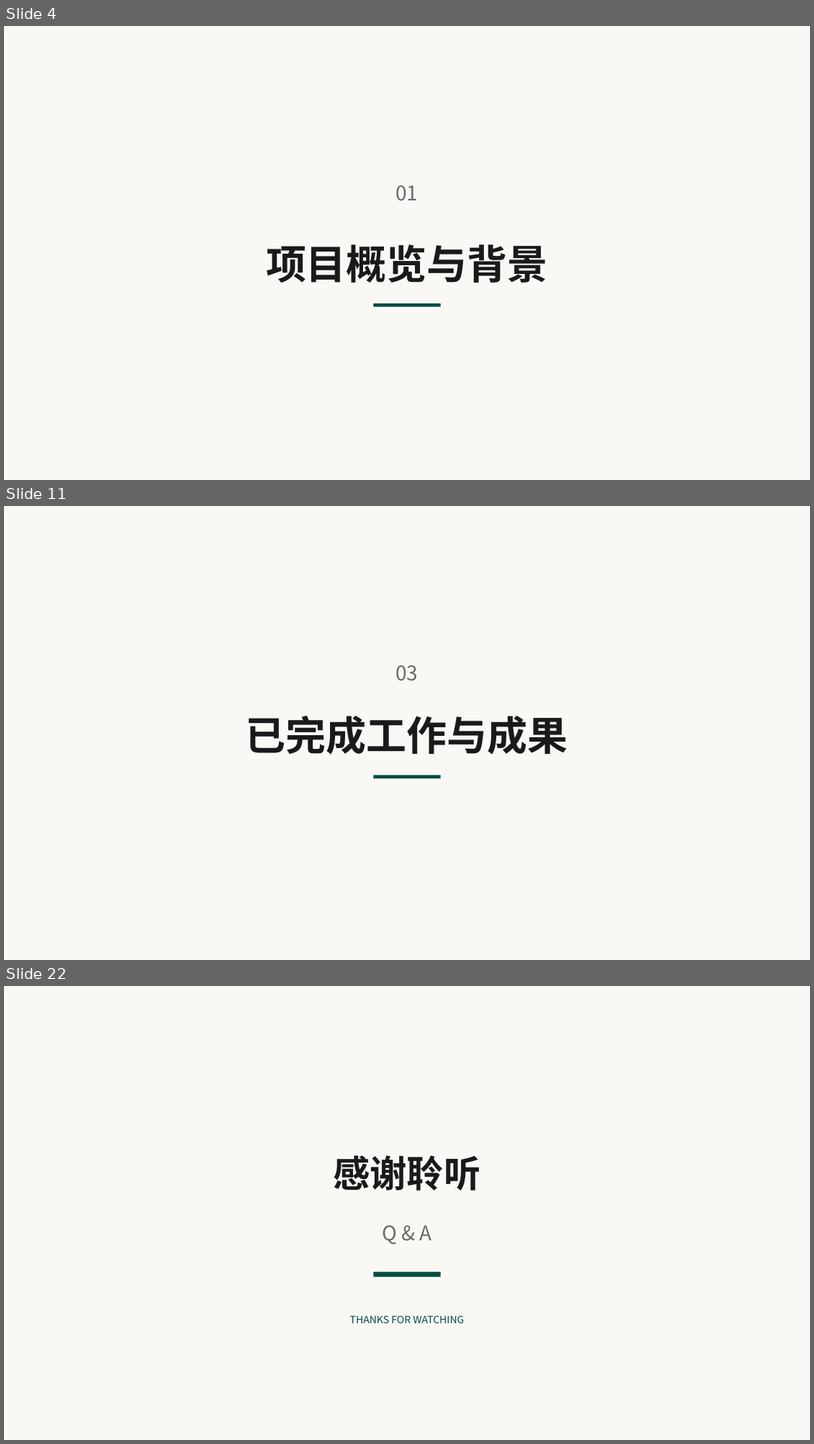
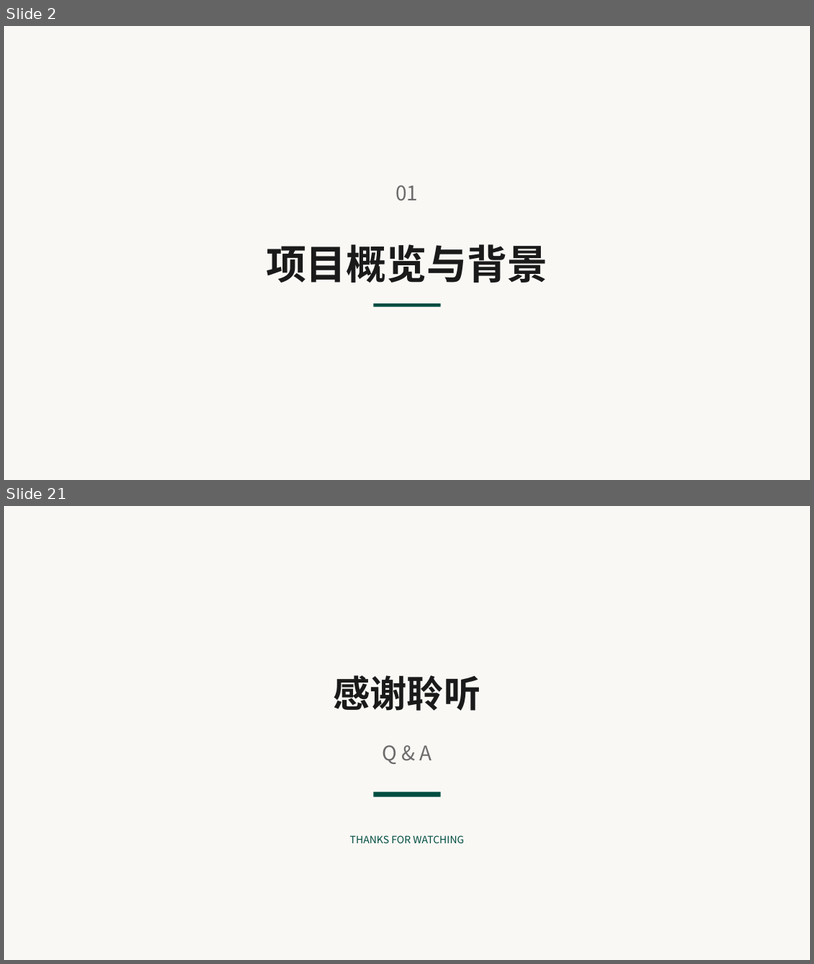
Before and after one commit to OSH-2026/Vexilon, a slide deck: docs/Vexilon项目汇报：基于Rust与IronClaw重构LiteOS-M内核.pptx. Shown one above the other, each under a label of ours: slides 4, 11 and 22 before the commit, slides 2 and 21 after it; the slides between them are not shown. The pictures are 814x1444 and 814x964 pixels, drawn with LibreOffice and Linux fonts; fonts in the diff are those of the drawing. Boxes give left, top, right and bottom in pixels: in the first picture for what was removed or moved away, otherwise in the second. Text is boxed around its words. In the diff, an @@ line names an element or a change of style, - is before the commit and + after.

```diff
--- a/docs/Vexilon项目汇报：基于Rust与IronClaw重构LiteOS-M内核.pptx
+++ b/docs/Vexilon项目汇报：基于Rust与IronClaw重构LiteOS-M内核.pptx
@@ slide 11 removed at [4, 506, 810, 960], background #FAF8F5 @@
@@ text removed at [396, 665, 418, 681] @@
-03
@@ text removed at [246, 716, 568, 754] @@
-已完成工作与成果
@@ rounded rectangle removed at [373, 775, 441, 778] @@
@@ what was slide 4 is now slide 2 @@
@@ what was slide 22 is now slide 21 @@
```
Also in this commit, not shown: 8 slides changed, 10 slides added, 10 other slides removed.
